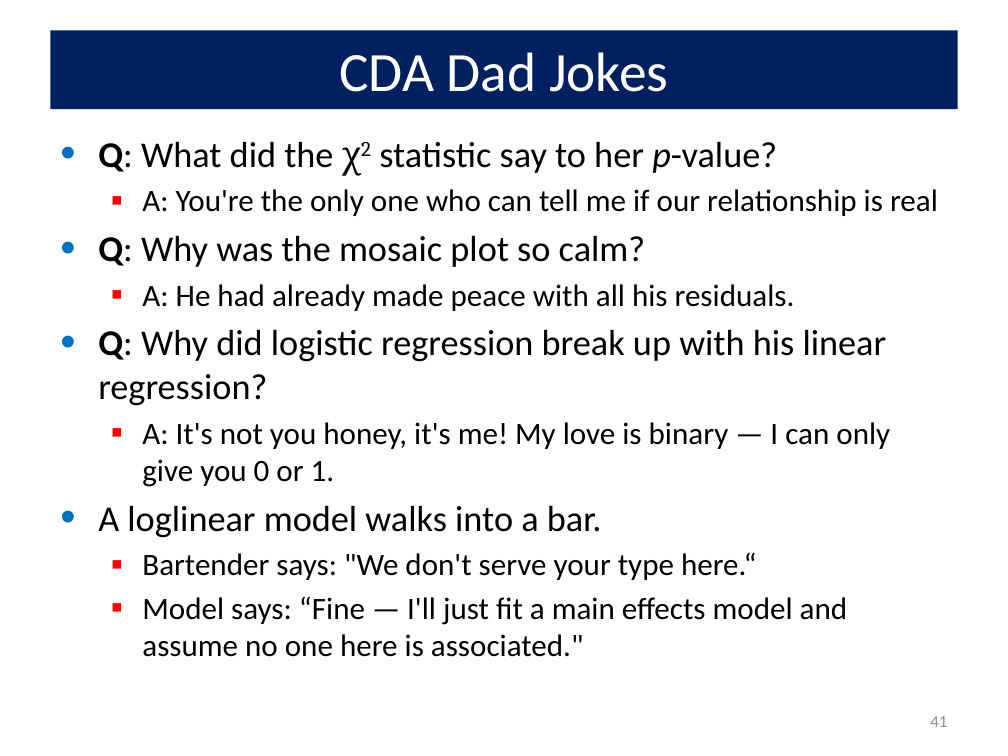
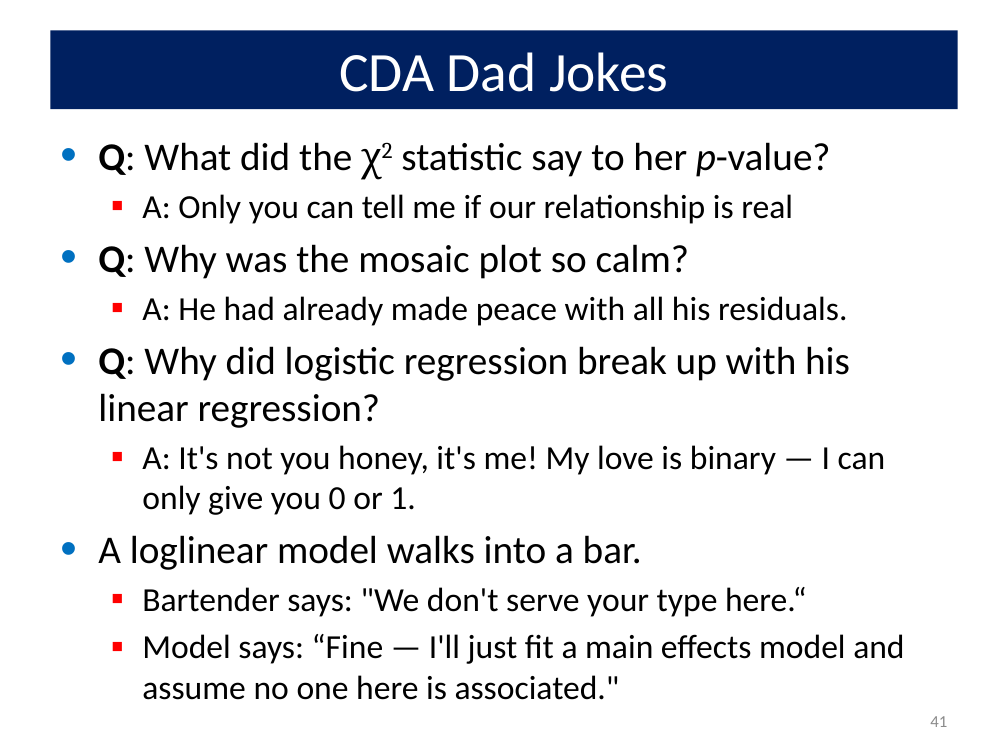
Before and after one commit to friendly/psy6136, a slide deck: slide 41 of docs/lectures/99-Summary.pptx. Drawn at 1008x756 pixels with LibreOffice and Linux fonts; fonts in the diff are those of the drawing. Boxes give left, top, right and bottom in pixels: in the first picture for what was removed or moved away, otherwise in the second. Text is boxed around its words. In the diff, an @@ line names an element or a change of style, - is before the commit and + after.

```diff
--- a/docs/lectures/99-Summary.pptx
+++ b/docs/lectures/99-Summary.pptx
@@ text at [98, 142, 904, 700]: size 25.9 to 28 pt in "Q: What did the χ2 statistic say ...", "Q: Why was the mosaic plot so ...", "Q: Why did logistic regression break up ...", "A loglinear model walks into a bar."; size 22.2 to 24 pt in "A: He had already made peace with ...", "A: It's not you honey, it's me! ...", "Bartender says: "We don't serve your type ...", "Model says: “Fine — I'll just fit ..." @@
@@ text at [142, 194, 793, 224]: text changed; size 22.2 to 24 pt @@
-  ▪ A: You're the only one who can tell me if our relationship is real
+  ▪ A: Only you can tell me if our relationship is real
```
Also in this commit, not shown: 12 other slides changed, 10 other files.
